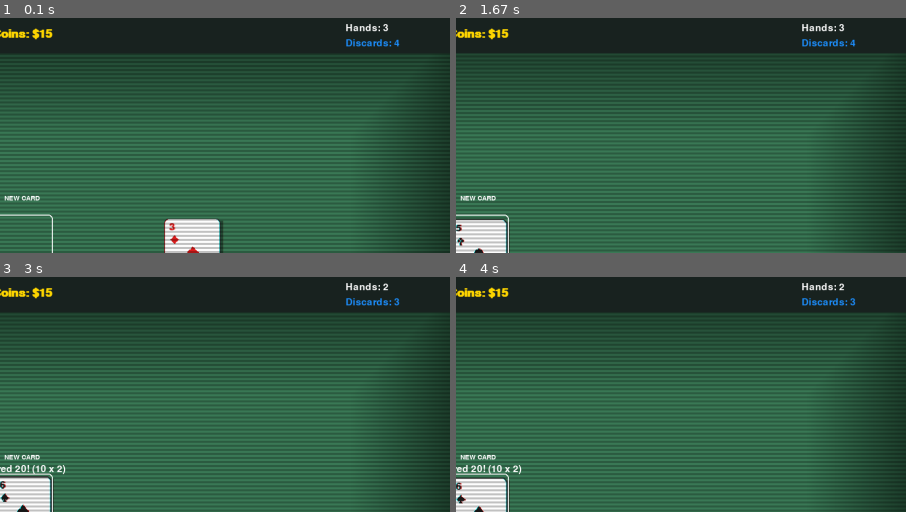
Above: before the commit, frames 1-4 (two rows, left to right).
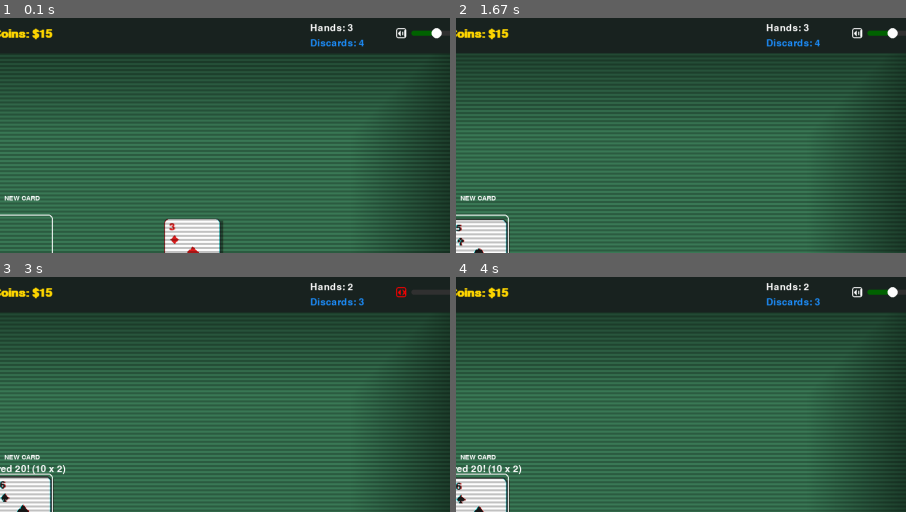
Above: after the commit, the same moments.

Repository: BenLevintan/Card-game-pygame
Game: pygame game, started from main.py
The game is run twice, just before and just after one commit, with the same random seed, the same clock (stepped at 60 frames per second) and the same inputs.
Inputs (mouse positions are % of the whole screen's width and height, from its top left):
- Up to frame 1 (0.1 s): no input
- Up to frame 2 (1.67 s): press the mouse at (96, 3) at 0.37 s; move the mouse to (58, 19) at 0.47 s; release the mouse at (19, 34) at 0.6 s; press the mouse at (50, 66) at 0.7 s; move the mouse to (40, 39) at 0.8 s; release the mouse at (30, 13) at 0.93 s; press the mouse at (92, 3) at 1.03 s; move the mouse to (90, 45) at 1.13 s; release the mouse at (88, 87) at 1.27 s; press the mouse at (49, 84) at 1.37 s; move the mouse to (33, 62) at 1.47 s; release the mouse at (16, 40) at 1.6 s
- Up to frame 3 (3 s): press the mouse at (50, 66) at 1.7 s; move the mouse to (31, 56) at 1.8 s; release the mouse at (13, 47) at 1.93 s; press the mouse at (96, 3) at 2.03 s; move the mouse to (92, 7) at 2.13 s; release the mouse at (87, 11) at 2.27 s; press the mouse at (92, 84) at 2.37 s; move the mouse to (68, 48) at 2.47 s; release the mouse at (45, 12) at 2.6 s; press the mouse at (96, 3) at 2.7 s; move the mouse to (86, 12) at 2.8 s; release the mouse at (75, 21) at 2.93 s
- Up to frame 4 (4 s): press the mouse at (96, 3) at 3.03 s; move the mouse to (77, 23) at 3.13 s; release the mouse at (58, 43) at 3.27 s; press the mouse at (49, 81) at 3.37 s; move the mouse to (35, 64) at 3.47 s; release the mouse at (22, 48) at 3.6 s; press the mouse at (92, 3) at 3.7 s; move the mouse to (72, 44) at 3.8 s; release the mouse at (52, 86) at 3.93 s
The pictures show only the part of the screen within x 48-98%, y 0-50%; the shares and areas given below are measured in that part.

The runs differ from the first frame. In frame 1, 1.0% of the frame differs, in the area x 68-99%, y 2-13%; in frame 2, 1.0%; in frame 3, 0.9%; in frame 4, 1.1%.

Commit message:
added a volume slider

Diff:
--- a/main.py
+++ b/main.py
@@ -80,6 +80,8 @@
 
         # Initialize the CRT overlay
         self.crt_overlay = ui_elements.CRTOverlay(config.SCREEN_WIDTH, config.SCREEN_HEIGHT)
+
+        self.volume_control = ui_elements.VolumeControl(config.SCREEN_WIDTH - 150, 40, width=100)
 
     def setup(self):
         self.score_total = 0
@@ -431,6 +433,9 @@
                     elif event.type == pygame.MOUSEBUTTONDOWN:
                         if event.button == 1:
                             self.on_mouse_press(*event.pos)
+                    elif event.type == pygame.MOUSEBUTTONUP:
+                        if event.button == 1:
+                            self.on_mouse_release(*event.pos)
                     elif event.type == pygame.KEYDOWN:
                         self.on_key_press(event.key)
 
@@ -450,6 +455,9 @@
                 pygame.time.wait(1000)
 
     def on_mouse_motion(self, x, y):
+        if self.volume_control.handle_mouse_motion(x, y):
+            self.audio_manager.set_master_volume(self.volume_control.get_actual_volume())
+
         self.hovered_joker = None
         check_lists = [self.joker_list.sprites()]
         if self.state == GameState.SHOPPING: check_lists.append(self.shop_list.sprites())
@@ -471,6 +479,10 @@
         if self.btn_sell.visible: self.btn_sell.check_mouse_hover(x, y)
 
     def on_mouse_press(self, x, y):
+        if self.volume_control.handle_mouse_down(x, y):
+            self.audio_manager.set_master_volume(self.volume_control.get_actual_volume())
+            return
+
         if self.btn_sell.visible and self.btn_sell.is_clicked(x, y):
             self.sell_joker()
             return
@@ -530,6 +542,10 @@
             if self.state == GameState.DECIDING and self.discards_left > 0:
                 cards_clicked = [c for c in self.hand_list if c.rect.collidepoint(x, y)]
                 if cards_clicked: cards_clicked[-1].is_selected = not cards_clicked[-1].is_selected
+
+    def on_mouse_release(self, x, y):
+        if self.volume_control.handle_mouse_up(x, y):
+            self.audio_manager.set_master_volume(self.volume_control.get_actual_volume())
 
     def on_key_press(self, key):
         if self.state in [GameState.DECIDING, GameState.DRAWING]:
@@ -724,11 +740,13 @@
 
         if self.state != GameState.GAME_OVER:
             hands_surf = ui_elements.FONT_16.render(f"Hands: {self.hands_max - self.hands_played}", True, config.COLOR_WHITE)
-            self.screen.blit(hands_surf, (config.SCREEN_WIDTH - 250, 20))
+            self.screen.blit(hands_surf, (config.SCREEN_WIDTH - 320, 20))
 
             c_disc = config.COLOR_BTN_ACTION if self.discards_left > 0 else config.COLOR_RED
             disc_surf = ui_elements.FONT_16.render(f"Discards: {self.discards_left}", True, c_disc)
-            self.screen.blit(disc_surf, (config.SCREEN_WIDTH - 250, 50))
+            self.screen.blit(disc_surf, (config.SCREEN_WIDTH - 320, 50))
+
+        self.volume_control.draw(self.screen)
 
         if self.state == GameState.SHOPPING:
             msg_surf = ui_elements.FONT_20.render(self.message, True, config.COLOR_WHITE)
--- a/systems.py
+++ b/systems.py
@@ -31,6 +31,18 @@
         self.game_over_target_volume = 0.0
 
         self.fade_speed = 0.8
+
+        self.set_master_volume(self.base_volume)
+
+    def set_master_volume(self, volume):
+        self.base_volume = volume
+
+        if self.bg_target_volume > 0: self.bg_target_volume = self.base_volume
+        if self.store_target_volume > 0: self.store_target_volume = self.base_volume
+        if self.game_over_target_volume > 0: self.game_over_target_volume = self.base_volume
+
+        for s in [self.card_sound, self.play_hand_sound, self.buy_joker_sound, self.mod_sound]:
+            if s: s.set_volume(volume)
 
     def play_card_sound(self):
         if self.card_sound: self.card_sound.play() # Pygame doesn't natively do random pitch easily
--- a/ui_elements.py
+++ b/ui_elements.py
@@ -184,3 +184,70 @@
 
         # --- 5. Vignette ---
         screen.blit(self.vignette, (0, 0))
+
+class VolumeControl:
+    def __init__(self, x, y, width=100, height=10, initial_vol=0.5):
+        self.x = x
+        self.y = y
+        self.width = width
+        self.height = height
+
+        self.mute_rect = pygame.Rect(x, y - 10, 20, 20)
+        self.slider_rect = pygame.Rect(x + 30, y - height//2, width, height)
+
+        self.volume = initial_vol
+        self.is_muted = False
+        self.is_dragging = False
+
+    def draw(self, surface):
+        icon_color = config.COLOR_RED if self.is_muted else config.COLOR_WHITE
+        pygame.draw.rect(surface, icon_color, self.mute_rect, 2, border_radius=4)
+
+        pygame.draw.polygon(surface, icon_color, [(self.x+4, self.y), (self.x+8, self.y-5), (self.x+8, self.y+5)])
+        if self.is_muted:
+            pygame.draw.line(surface, config.COLOR_RED, (self.x+12, self.y-5), (self.x+18, self.y+5), 2)
+            pygame.draw.line(surface, config.COLOR_RED, (self.x+18, self.y-5), (self.x+12, self.y+5), 2)
+        else:
+            pygame.draw.line(surface, icon_color, (self.x+12, self.y-3), (self.x+12, self.y+3), 2)
+            pygame.draw.line(surface, icon_color, (self.x+16, self.y-6), (self.x+16, self.y+6), 2)
+
+        pygame.draw.rect(surface, (50, 50, 50), self.slider_rect, border_radius=4)
+        if not self.is_muted:
+            fill_width = int(self.width * self.volume)
+            fill_rect = pygame.Rect(self.slider_rect.x, self.slider_rect.y, fill_width, self.slider_rect.height)
+            pygame.draw.rect(surface, config.COLOR_GREEN, fill_rect, border_radius=4)
+            pygame.draw.circle(surface, config.COLOR_WHITE, (self.slider_rect.x + fill_width, self.slider_rect.centery), self.height)
+
+    def update_volume_from_mouse(self, x):
+        rel_x = x - self.slider_rect.x
+        self.volume = max(0.0, min(1.0, rel_x / self.width))
+        if self.volume > 0:
+            self.is_muted = False
+        elif self.volume == 0:
+            self.is_muted = True
+
+    def handle_mouse_down(self, x, y):
+        if self.mute_rect.collidepoint(x, y):
+            self.is_muted = not self.is_muted
+            if not self.is_muted and self.volume == 0:
+                self.volume = 0.5
+            return True
+        elif self.slider_rect.collidepoint(x, y) or self.slider_rect.inflate(0, 10).collidepoint(x, y):
+            self.is_dragging = True
+            self.update_volume_from_mouse(x)
+            return True
+        return False
+
+    def handle_mouse_up(self, x, y):
+        was_dragging = self.is_dragging
+        self.is_dragging = False
+        return was_dragging
+
+    def handle_mouse_motion(self, x, y):
+        if self.is_dragging:
+            self.update_volume_from_mouse(x)
+            return True
+        return False
+
+    def get_actual_volume(self):
+        return 0.0 if self.is_muted else self.volume
